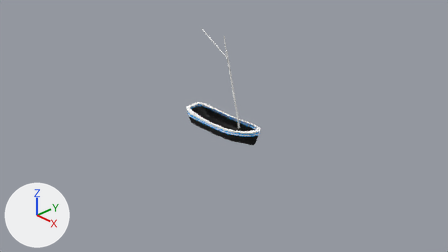
Two versions of the Blender file Fragata Versions/FragataV3.blend, one commit apart.
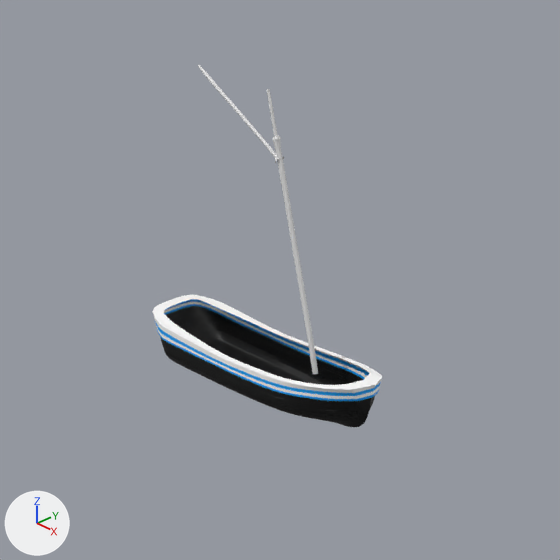
Each version is shown from the file's camera 'Camera', then close up on the part from 31% to 71% of the width and 3% to 75% of the height. Arrows for +X, +Y and +Z are at lower left; the lights stay in place.
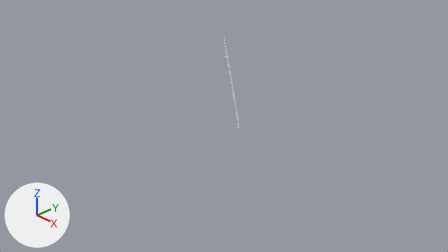
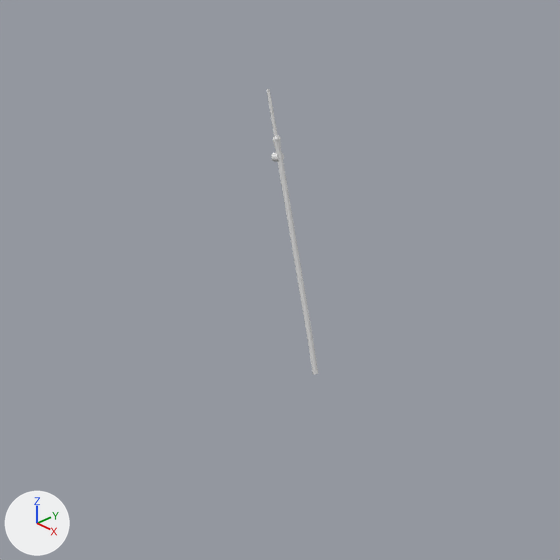
Boxes (x1, y1, x2, y2) around the edits, measured in the close-ups (560 x 560 px):
'Casco_repo', hidden
    before: (152, 295, 382, 427)
'Cylinder.001', reshaped, moved, turned, rescaled
    before: (198, 65, 284, 163)
    after: (271, 153, 284, 161)
part 2 of me_retopoflow_003, built on
    before: (152, 295, 382, 422)

The change, as a diff of the scene's bpy script:
```diff
--- a/Fragata Versions/FragataV3.blend.py
+++ b/Fragata Versions/FragataV3.blend.py
@@ me_cylinder_004 @@
 # used by ob_cylinder_001; location = (0.0, 0.0, 1.316); rotation_euler = (0.0, -0.993, 0.0), in degrees (0, -57, 0); scale = (0.0103, 0.0103, 0.0103)
-me_cylinder_004.from_pydata(...)  # 470 vertices, 405 faces; spans x -4.0..2.6, y -3.2..3.2, z -11.5..63.9
+me_cylinder_004.from_pydata(...)  # 64 vertices, 34 faces; spans x -1.0..1.0, y -1.0..1.0, z -1.0..1.0
+# me_cylinder_004 part 1: 470 vertices removed from x -4.0..2.6, y -3.2..3.2, z -11.5..63.9; 64 vertices added at x -1.0..1.0, y -1.0..1.0, z -1.0..1.0, forming a 32-sided cylinder along z
@@ me_retopoflow_003 @@
 # used by ob_casco_repo; location = (0.0, 0.0, 0.0)
-me_retopoflow_003.from_pydata(...)  # 835 vertices, 762 faces; spans x -0.87..0.87, y 0.0..0.25, z -0.21..0.15
+me_retopoflow_003.from_pydata(...)  # 947 vertices, 865 faces; spans x -0.87..0.84, y 0.0..0.25, z -0.21..0.21
+# me_retopoflow_003 part 2: 17 vertices moved within x -0.81..0.84, y 0.0..0.18, z 0.01..0.14; 54 vertices removed from x -0.86..0.87, y 0.0..0.23, z -0.19..0.15; 166 vertices added at x -0.86..0.84, y 0.0..0.25, z -0.02..0.21
 me_retopoflow_003.materials.append(mat_material)
@@ ob_cylinder_001 @@
 ob_cylinder_001 = bpy.data.objects.new('Cylinder.001', me_cylinder_004)
-ob_cylinder_001.location = (0.0, 0.0, 1.316)
-ob_cylinder_001.rotation_euler = (0.0, -0.993, 0.0)  # degrees (0, -57, 0)
-ob_cylinder_001.scale = (0.0103, 0.0103, 0.0103)
+ob_cylinder_001.location = (0.085, 0.0, 1.269)
+ob_cylinder_001.rotation_euler = (0.0, -1.841, 0.0)  # degrees (0, -105, 0)
+ob_cylinder_001.scale = (-0.0248, -0.0248, -0.0248)
@@ ob_casco_repo @@
 _m = ob_casco_repo.modifiers.new('Subdivision', 'SUBSURF')
 _m.levels = 3
+ob_casco_repo.hide_set(True)
```
